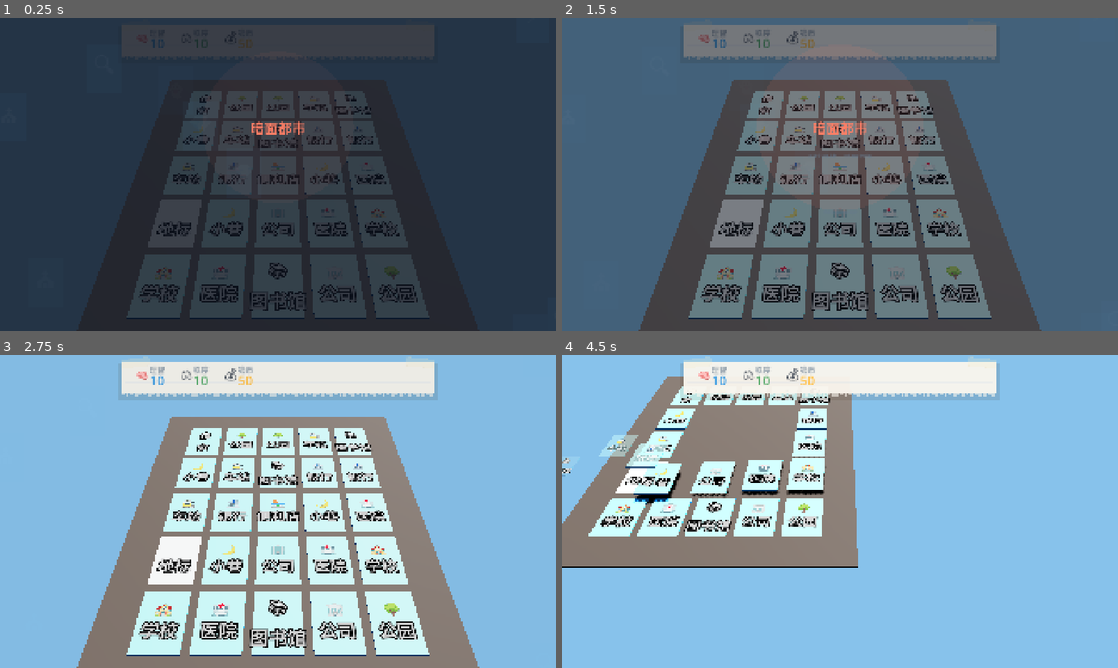
Above: before the commit, frames 1-4 (two rows, left to right).
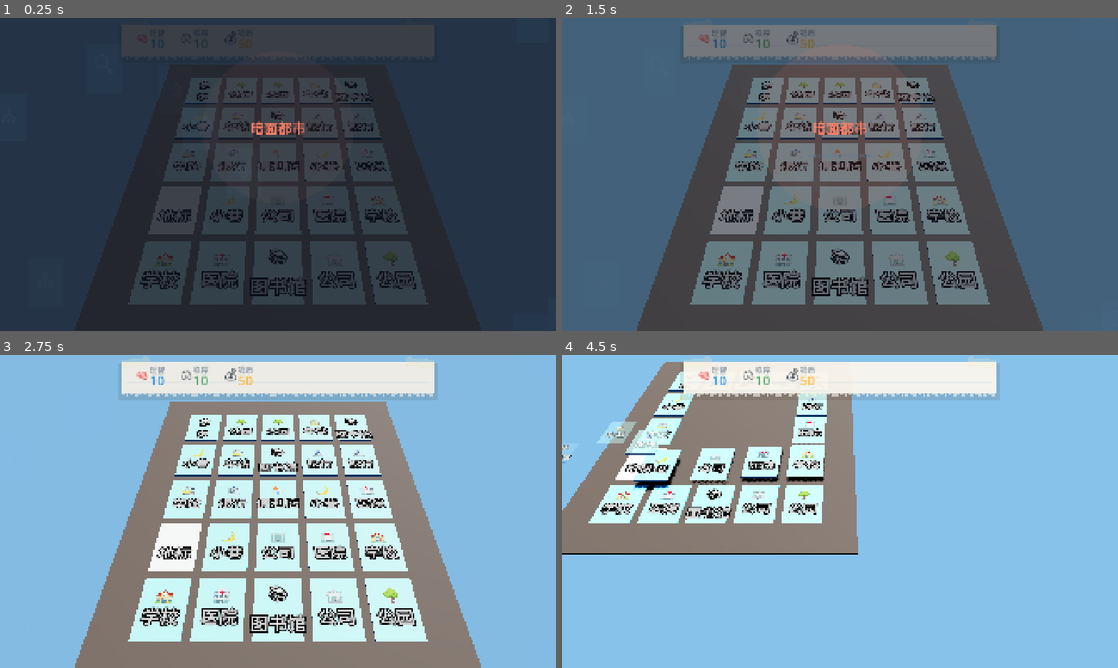
Above: after the commit, the same moments.

Repository: SnowWindSaveYou/project_dark_city
Game: Godot game, scene res://scenes/main.tscn
The game is run twice, just before and just after one commit, with the same random seed, the same clock (stepped at 60 frames per second) and the same inputs.
Inputs (mouse positions are in pixels of both pictures, inside the frame that each line leads up to):
- Up to frame 1 (0.25 s): no input
- Up to frame 2 (1.5 s): tap Enter at 0.5 s; drag from (840, 174) to (895, 105) at 0.52 s; tap Space at 1.25 s; drag from (840, 174) to (812, 237) at 1.27 s
- Up to frame 3 (2.75 s): move the mouse to (333, 442) at 2.02 s; tap Enter at 2.1 s; click (333, 442) at 2.17 s
- Up to frame 4 (4.5 s): drag from (812, 574) to (673, 464) at 2.77 s; move the mouse to (1006, 558) at 3.52 s; tap Enter at 3.6 s; click (1006, 558) at 3.67 s; tap Space at 3.77 s; drag from (673, 464) to (756, 433) at 4.27 s

The runs differ from the first frame. In frame 1, 12% of the frame differs, in the area x 22-78%, y 19-97%; in frame 2, 19%; in frame 3, 23%, in the area x 13-87%, y 14-100%; in frame 4, 14%.

Commit message:
Update board_visual and main scripts

Diff:
--- a/godot/scripts/controllers/board_visual.gd
+++ b/godot/scripts/controllers/board_visual.gd
@@ -338,30 +338,24 @@
 # Token 精灵更新 (Sprite3D billboard)
 # ---------------------------------------------------------------------------
 
-## Chibi 全局放大系数 (Godot Sprite3D 视觉效果与 Lua BillboardSet 存在差异,
-## 需要放大以匹配 Lua 版原始视觉体验)
-const CHIBI_SCALE: float = 1.4
-
-## Token 基础 pixel_size (未放大)
-const TOKEN_BASE_PX: float = 0.00065
-## Token 实际 pixel_size (放大后)
-## 515px × 0.00091 = 0.469m 宽, 768px × 0.00091 = 0.699m 高
-const TOKEN_PIXEL_SIZE: float = TOKEN_BASE_PX * CHIBI_SCALE
-## 死亡横版基础 pixel_size (未放大)
-const TOKEN_DEAD_BASE_PX: float = 0.000738
-const TOKEN_DEAD_PIXEL_SIZE: float = TOKEN_DEAD_BASE_PX * CHIBI_SCALE
-
-## Token 悬浮高度 (Sprite3D 中心 Y)
-## 底边锚定 Y≈0.25: center = 0.25 + (768 * TOKEN_PIXEL_SIZE) / 2 ≈ 0.60
-const TOKEN_HOVER_Y: float = 0.60
-## 像素→世界单位换算 (用于呼吸/弹跳动画位移, 保持与 Lua 相同的动画幅度)
+## Token pixel_size: 精确匹配 Lua SPRITE_3D_H=0.50m → 768px×0.00065=0.4992m
+const TOKEN_PIXEL_SIZE: float = 0.00065
+## 死亡横版 pixel_size: Lua DEAD_3D_H=0.38m → 515px 宽 → 0.38/515=0.000738
+const TOKEN_DEAD_PIXEL_SIZE: float = 0.000738
+
+## Token 世界坐标 Y (Sprite3D 中心, centered=true)
+## Lua: node.Y=0.25, bb.position.y=SPRITE_3D_H/2=0.25 → 中心绝对 Y=0.50
+## Godot: Sprite3D centered=true, position.y 就是中心 → 直接设 0.50
+const TOKEN_CENTER_Y: float = 0.50
+## 像素→世界单位换算 (用于呼吸/弹跳动画位移, 与 Lua 相同)
 const TOKEN_PX_TO_WORLD: float = 0.00065
 
-## Token blob shadow 常量 (匹配放大后的 Token 宽度)
-const TOKEN_WORLD_W: float = 515.0 * TOKEN_PIXEL_SIZE   # ≈ 0.469
-const TOKEN_SHADOW_W: float = TOKEN_WORLD_W * 1.1
-const TOKEN_SHADOW_Z: float = TOKEN_WORLD_W * 0.5
-const TOKEN_SHADOW_Y: float = 0.015          # 略高于卡面
+## Token blob shadow 常量
+## Lua: SPRITE_3D_W ≈ 0.335m, shadow_w = 0.335*1.1, shadow_z = 0.335*0.5
+const TOKEN_WORLD_W: float = 515.0 * TOKEN_PIXEL_SIZE   # ≈ 0.335
+const TOKEN_SHADOW_W: float = TOKEN_WORLD_W * 1.1        # ≈ 0.369
+const TOKEN_SHADOW_Z: float = TOKEN_WORLD_W * 0.5        # ≈ 0.168
+const TOKEN_SHADOW_Y: float = 0.02            # 略高于卡面 (Lua=0.015, 抬高避免Z-fighting)
 
 func update_token_visual() -> void:
 	var token: Token = m.token
@@ -391,9 +385,9 @@
 				m._token_sprite.position.z)
 		return
 
-	# 3D 世界坐标定位
+	# 3D 世界坐标定位 (Token 中心 Y 直接使用绝对值, 与 Lua 一致)
 	var world_pos: Vector3 = get_card_world_pos(token.target_row, token.target_col)
-	world_pos.y = CARD_Y + TOKEN_HOVER_Y
+	world_pos.y = TOKEN_CENTER_Y
 
 	# 呼吸动画 (转换像素偏移为世界单位)
 	var breathe: Dictionary = token.get_breathe_offset(m.game_time)
@@ -788,7 +782,7 @@
 	var token: Token = m.token
 	var start_pos: Vector3 = m._token_sprite.position
 	var end_pos: Vector3 = get_card_world_pos(row, col)
-	var base_y: float = CARD_Y + TOKEN_HOVER_Y
+	var base_y: float = TOKEN_CENTER_Y
 	end_pos.y = base_y
 
 	# 距离计算 (XZ 平面)
@@ -865,11 +859,10 @@
 # 暗面幽灵 3D 节点 (Sprite3D billboard, 匹配 Lua DarkWorld.createGhostNodes)
 # ---------------------------------------------------------------------------
 
-## 幽灵渲染参数 (Lua DarkWorld: nodeY=0.25, bb.position.y=0.15, bb.size=0.30)
-## Lua 原值: size=0.30, centerY=0.40 → 底边 Y=0.25
-## CHIBI_SCALE 放大后: size=0.42, 底边保持 0.25 → centerY=0.46
-const GHOST_BASE_Y: float = 0.46
-const GHOST_WORLD_SIZE: float = 0.30 * CHIBI_SCALE  # 0.42
+## 幽灵渲染参数 (精确匹配 Lua DarkWorld)
+## Lua: nodeY=0.25, bb.position.y=0.15, bb.size=0.30 → 中心 Y=0.40
+const GHOST_BASE_Y: float = 0.40
+const GHOST_WORLD_SIZE: float = 0.30
 const GHOST_FLOAT_AMP: float = 0.04   # 浮动振幅
 const GHOST_FLOAT_SPEED: float = 2.5  # 浮动频率
 
@@ -981,10 +974,10 @@
 # 暗面 NPC 3D 节点 (Sprite3D billboard, 匹配 Lua DarkWorld.createNPCNodes)
 # ---------------------------------------------------------------------------
 
-## Lua DarkWorld NPC 原值: bb.size=0.35, centerY=0.43, offset_x=0.15
-## CHIBI_SCALE 放大后: size=0.49, 底边保持 0.255 → centerY=0.50
-const NPC_BASE_Y: float = 0.50
-const NPC_WORLD_SIZE: float = 0.35 * CHIBI_SCALE  # 0.49
+## NPC 渲染参数 (精确匹配 Lua DarkWorld)
+## Lua: nodeY=0.25, bb.position.y=0.18, bb.size=0.35 → 中心 Y=0.43
+const NPC_BASE_Y: float = 0.43
+const NPC_WORLD_SIZE: float = 0.35
 const NPC_OFFSET_X: float = 0.15  # Lua DarkWorld: wx + 0.15
 const NPC_BREATHE_SPEED: float = 2.0
 const NPC_BREATHE_AMP: float = 0.02
@@ -1031,10 +1024,9 @@
 # ---------------------------------------------------------------------------
 # 地图道具 3D 节点 (Sprite3D billboard, 匹配 Lua BoardItems)
 # ---------------------------------------------------------------------------
-## Lua BoardItems: ITEM_SIZE=0.22, ITEM_BASE_Y=0.35
-## CHIBI_SCALE 放大后: size=0.308, bottom=0.35-0.11=0.24, newBaseY=0.24+0.154=0.394
-const ITEM_SCALED_SIZE: float = 0.22 * CHIBI_SCALE   # 0.308
-const ITEM_SCALED_BASE_Y: float = 0.394
+## 道具渲染参数 (精确匹配 Lua BoardItems)
+const ITEM_SCALED_SIZE: float = 0.22
+const ITEM_SCALED_BASE_Y: float = 0.35
 
 ## 道具 Sprite3D 节点缓存: item_index(int) → Dictionary
 var _item_nodes: Dictionary = {}
@@ -1141,29 +1133,20 @@
 var _mg_card_nodes: Array = []       # 卡牌上的 chibi Sprite3D
 var _mg_trail_nodes: Array = []      # 踪迹箭头 chibi Sprite3D
 
-## 环绕布局 (Lua SURROUND_LAYOUT 原值 × CHIBI_SCALE)
-## baseY 按底边锚定调整: newBaseY = oldBottom + newSize/2
-##   oldBottom = oldBaseY - oldSize/2
+## 环绕布局 (精确匹配 Lua SURROUND_LAYOUT)
 const MG_SURROUND_LAYOUT: Array = [
-	# 主怪: Lua size=0.32→0.448, bottom=0.55-0.16=0.39, newBaseY=0.39+0.224=0.614
-	{ "dx":  0.00, "dz":  0.20, "baseY": 0.614, "size": 0.448, "is_main": true },
-	# 小幽灵: Lua size=0.18→0.252, bottom=0.30-0.09=0.21, newBaseY=0.21+0.126=0.336
-	{ "dx": -0.35, "dz": -0.15, "baseY": 0.336, "size": 0.252, "is_main": false },
-	# Lua size=0.20→0.280, bottom=0.42-0.10=0.32, newBaseY=0.32+0.140=0.460
-	{ "dx":  0.32, "dz":  0.08, "baseY": 0.460, "size": 0.280, "is_main": false },
-	# Lua size=0.15→0.210, bottom=0.60-0.075=0.525, newBaseY=0.525+0.105=0.630
-	{ "dx": -0.18, "dz":  0.30, "baseY": 0.630, "size": 0.210, "is_main": false },
-	# Lua size=0.16→0.224, bottom=0.25-0.08=0.17, newBaseY=0.17+0.112=0.282
-	{ "dx":  0.25, "dz": -0.20, "baseY": 0.282, "size": 0.224, "is_main": false },
+	{ "dx":  0.00, "dz":  0.20, "baseY": 0.55, "size": 0.32, "is_main": true },
+	{ "dx": -0.35, "dz": -0.15, "baseY": 0.30, "size": 0.18, "is_main": false },
+	{ "dx":  0.32, "dz":  0.08, "baseY": 0.42, "size": 0.20, "is_main": false },
+	{ "dx": -0.18, "dz":  0.30, "baseY": 0.60, "size": 0.15, "is_main": false },
+	{ "dx":  0.25, "dz": -0.20, "baseY": 0.25, "size": 0.16, "is_main": false },
 ]
-## 卡牌 chibi 参数 (Lua: baseY=0.35, size=0.28)
-## CHIBI_SCALE: size=0.392, bottom=0.35-0.14=0.21, newBaseY=0.21+0.196=0.406
-const MG_CARD_BASE_Y: float = 0.406
-const MG_CARD_SIZE: float = 0.28 * CHIBI_SCALE  # 0.392
-## 踪迹箭头参数 (Lua: baseY=0.25, size=0.14)
-## CHIBI_SCALE: size=0.196, bottom=0.25-0.07=0.18, newBaseY=0.18+0.098=0.278
-const MG_TRAIL_BASE_Y: float = 0.278
-const MG_TRAIL_SIZE: float = 0.14 * CHIBI_SCALE  # 0.196
+## 卡牌 chibi 参数 (精确匹配 Lua: baseY=0.35, size=0.28)
+const MG_CARD_BASE_Y: float = 0.35
+const MG_CARD_SIZE: float = 0.28
+## 踪迹箭头参数 (精确匹配 Lua: baseY=0.25, size=0.14)
+const MG_TRAIL_BASE_Y: float = 0.25
+const MG_TRAIL_SIZE: float = 0.14
 const MG_TRAIL_OFFSET_DIST: float = 0.38  # 偏移到卡牌边缘
 
 ## 创建单个 MonsterGhost Sprite3D (通用)
--- a/godot/scripts/main.gd
+++ b/godot/scripts/main.gd
@@ -190,7 +190,7 @@
 	_token_sprite.name = "TokenSprite"
 	_token_sprite.visible = false
 	_token_sprite.billboard = BaseMaterial3D.BILLBOARD_FIXED_Y  # Lua: FC_ROTATE_Y (只绕Y轴旋转, 精灵保持竖直)
-	_token_sprite.pixel_size = 0.00091  # 每像素 0.00091m → 515px≈0.47m宽, 768px≈0.70m高 (CHIBI_SCALE=1.4, 匹配 Lua 视觉效果)
+	_token_sprite.pixel_size = 0.00065  # 精确匹配 Lua: 768px×0.00065=0.50m高, 515px×0.00065=0.335m宽
 	_token_sprite.transparent = true
 	_token_sprite.no_depth_test = false
 	_token_sprite.render_priority = 1
@@ -211,8 +211,8 @@
 	shadow_mat.shading_mode = BaseMaterial3D.SHADING_MODE_UNSHADED
 	shadow_mat.cull_mode = BaseMaterial3D.CULL_DISABLED
 	_token_shadow.material_override = shadow_mat
-	# 初始缩放: 匹配放大后的 Token 宽度 (CHIBI_SCALE=1.4, 宽≈0.469m)
-	_token_shadow.scale = Vector3(0.516, 0.001, 0.235)
+	# 初始缩放: 匹配 Lua SPRITE_3D_W≈0.335m (shadow_w=0.335*1.1, shadow_z=0.335*0.5)
+	_token_shadow.scale = Vector3(0.369, 0.001, 0.168)
 	add_child(_token_shadow)
 
 	# === UI CanvasLayer (layer=10, 位于最顶层) ===
@@ -309,9 +309,11 @@
 	_camera_3d.fov = 45.0
 	# 45° 俯视: 位于 Y=4.5, Z=-4.5 (与原版 UrhoX 一致)
 	_camera_3d.position = Vector3(0, 4.5, -4.5)
-	_camera_3d.rotation_degrees = Vector3(-45, 180, 0)
 	_camera_3d.current = true
 	_cam_pivot.add_child(_camera_3d)
+	# 精确匹配 Lua: cameraNode:LookAt(Vector3(0, 0, -0.3))
+	# 必须在 add_child 后调用 look_at, 否则 global_position 不可用
+	_camera_3d.look_at(Vector3(0, 0, -0.3), Vector3.UP)
 
 	# DirectionalLight3D: 模拟日光
 	_dir_light = DirectionalLight3D.new()
